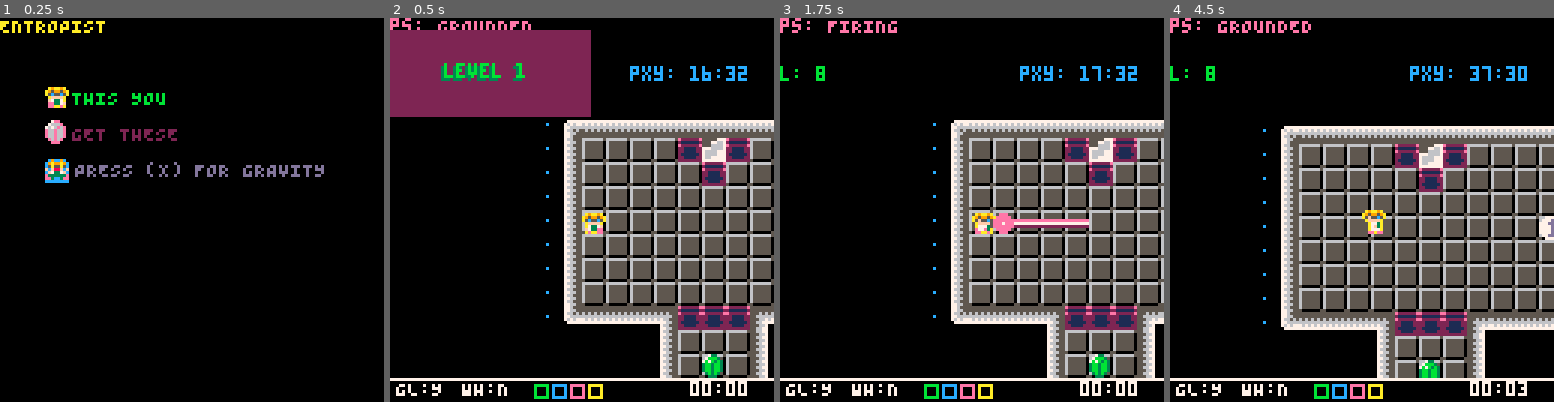
Above: before the commit, frames 1-4 (left to right).
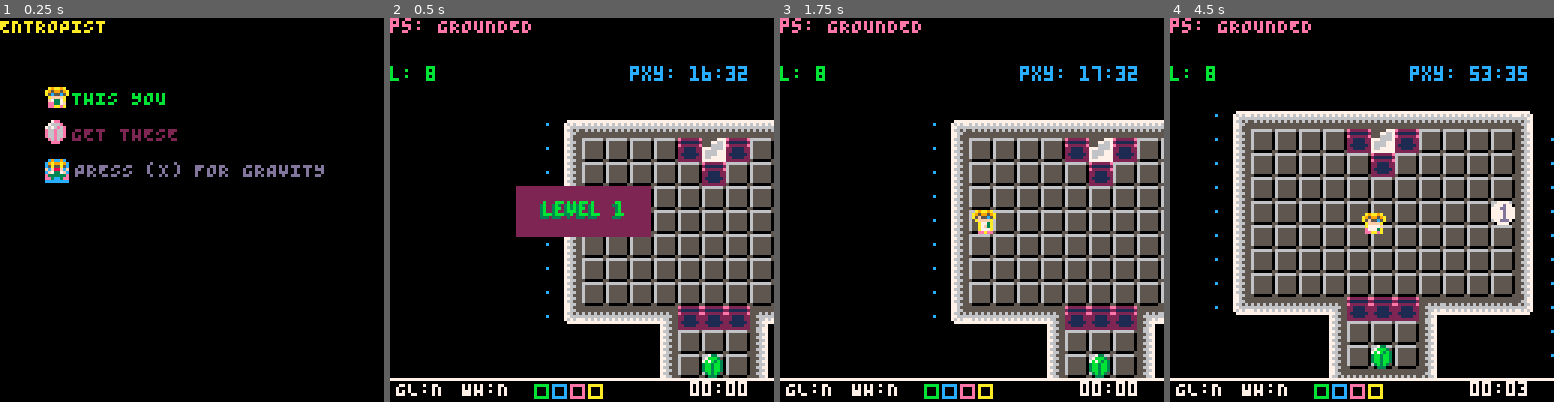
Above: after the commit, the same moments.

Repository: kitasuna/pico8-ttuor
Game: PICO-8 cartridge main.p8
The game is run twice, just before and just after one commit, with the same random seed, the same clock (stepped at 60 frames per second) and the same inputs.
Inputs:
- Up to frame 1 (0.25 s): no input
- Up to frame 2 (0.5 s): tap X (X key) at 0.33 s
- Up to frame 3 (1.75 s): tap O (Z key) at 0.7, 1.7 s; tap X (X key) at 1.07 s; hold Right from 1.6 s (still down)
- Up to frame 4 (4.5 s): tap X (X key) at 1.85, 2.97, 4.08 s; release Right at 2.1 s; tap O (Z key) every 0.4 s from 2.1 to 4.1 s; hold Up 2.15-2.42 s; hold Right 2.47-3.03 s; hold Left 3.08-3.58 s; hold Down 3.63-3.97 s; hold Right from 4.02 s (still down)

Frame 1 is identical in both runs. In frame 2, 17% of the frame differs, in the area x 0-68%, y 3-99%; in frame 3, 1.3%; in frame 4, 37%, in the area x 10-100%, y 13-99%.

Commit message:
Fix alignment of level dialog Fix gbeam collision

Diff:
--- a/countdown.lua
+++ b/countdown.lua
@@ -12,7 +12,8 @@
 
 countdown_draw = function()
   game_draw()
-  rectfill(32-32, 36-32, 98-32, 64-32, CLR_PRP)
-  print("level "..level_index, 49-32, 48-32, CLR_DGN)
-  print("level "..level_index, 50-32, 47-32, CLR_GRN)
+  camera()
+  rectfill(42, 56, 86, 72, CLR_PRP)
+  print("level "..level_index, 50, 62, CLR_DGN)
+  print("level "..level_index, 51, 61, CLR_GRN)
 end
--- a/level.lua
+++ b/level.lua
@@ -80,8 +80,8 @@
     --[[
     {
       label="03",
-      start_tile_x = 32, -- x index of the upper-left map tile to draw
-      start_tile_y = 0, -- y index of the upper left map tile to draw
+      start_tile_x = 32,
+      start_tile_y = 0,
       player_pos_x = 10,
       player_pos_y = 6,
       map_tile_width = 13,
@@ -98,8 +98,8 @@
     ]]
     {
       label="03",
-      start_tile_x = 41, -- x index of the upper-left map tile to draw
-      start_tile_y = 0, -- y index of the upper left map tile to draw
+      start_tile_x = 41,
+      start_tile_y = 0,
       player_pos_x = 3,
       player_pos_y = 2,
       map_tile_width = 15,
@@ -113,8 +113,8 @@
     },
     {
       label="04",
-      start_tile_x = 59, -- x index of the upper-left map tile to draw
-      start_tile_y = 0, -- y index of the upper left map tile to draw
+      start_tile_x = 59,
+      start_tile_y = 0,
       player_pos_x = 7,
       player_pos_y = 9,
       map_tile_width = 17,
--- a/main.p8
+++ b/main.p8
@@ -26,19 +26,6 @@
 function __draw() end
 function __update() end
 
-
-over_draw = function()
-  cls()
-  camera()
-  print("GAME OVER", 0, 0, CLR_YLW)
-end
-
-over_update = function()
-  if btnp(BTN_X) or btnp(BTN_O) then
-    _init()
-  end
-end
-
 victory_draw = function()
   cls()
   camera()
@@ -46,9 +33,14 @@
   print("victory", 51, 64, CLR_PCH)
   inventory_draw(47,74)
   timer_draw(55,82)
+
+  print("press x + o to restart", 24, 96, CLR_WHT)
 end
 
 victory_update = function()
+  if btnp(BTN_X) and btnp(BTN_O) then
+    _init()
+  end
 end
 
 function inventory_draw(x, y)
--- a/player.lua
+++ b/player.lua
@@ -24,7 +24,7 @@
   player.gbeam = nil
   player.wormhole = nil
   player.inventory = {
-    glove = 2,
+    glove = 0,
     wormhole = 0,
     -- items = {0,0,0,0,0},
     items = {0,0,0,0},
@@ -502,15 +502,15 @@
 
 -- { pos :: Coords, direction :: Int }
 function new_gbeam(payload)
-  -- local tmp = new_sprite(48, coords.pos_x, coords.pos_y, 2, 2, false, false)
+  local direction = payload.direction -- unpacking
   local tmp = {}
   tmp.head_pos_x = payload.pos.x
   tmp.head_pos_y = payload.pos.y
-  tmp.tail_pos_x = payload.pos.y
+  tmp.tail_pos_x = payload.pos.x
   tmp.tail_pos_y = payload.pos.y
-  tmp.direction = payload.direction
+  tmp.direction = direction
   -- Set to max extent, can always pull this in later
-  local new_tail = move_in_direction(payload.direction, payload.pos, 30)
+  local new_tail = move_in_direction(direction, payload.pos, 30)
   -- tmp.tail = { pos = move_in_direction(payload.direction, payload.pos, 30) }
   tmp.tail_pos_x = new_tail.x
   tmp.tail_pos_y = new_tail.y
@@ -524,16 +524,21 @@
   local iter_pos = { x=flr(tmp.head_pos_x), y=flr(tmp.head_pos_y) }
   local collision_found = false
   while (iter_pos.x != flr(tmp.tail_pos_x) or iter_pos.y != flr(tmp.tail_pos_y)) and not collision_found do
-    iter_pos = move_in_direction(payload.direction, iter_pos, 1)
+    iter_pos = move_in_direction(direction, iter_pos, 1)
     -- make sprite at this position
-    local tmp_sprite = new_sprite(0, iter_pos.x, iter_pos.y, 6, 6)
+    local tmp_sprite = {}
+    if direction == DIRECTION_UP or direction == DIRECTION_DOWN then
+      tmp_sprite = new_sprite(0, iter_pos.x - 2, iter_pos.y, 3, 3)
+      else
+      tmp_sprite = new_sprite(0, iter_pos.x, iter_pos.y - 2, 3, 3)
+    end
     for k, ent in pairs(ent_man.ents) do
       if ent.type != ENT_BEAM then
         if collides(tmp_sprite, ent) then
           tmp.tail_pos_x = iter_pos.x
           tmp.tail_pos_y = iter_pos.y
           collision_found = true
-          do_gravity(ent, tmp.head_pos_x, tmp.head_pos_y, payload.direction)
+          do_gravity(ent, tmp.head_pos_x, tmp.head_pos_y, direction)
           break
         end
       end
@@ -546,7 +551,7 @@
   tmp.draw = function()
     if tmp.state == "HELD" then
       local colors = sort_from({ CLR_PNK, CLR_WHT, CLR_PRP }, (frame_counter % 3) + 1)
-      if tmp.direction == DIRECTION_UP or tmp.direction == DIRECTION_DOWN then
+      if direction == DIRECTION_UP or direction == DIRECTION_DOWN then
         line(tmp.head_pos_x - 1, tmp.head_pos_y, tmp.tail_pos_x - 1, tmp.tail_pos_y, colors[1])
         line(tmp.head_pos_x, tmp.head_pos_y, tmp.tail_pos_x, tmp.tail_pos_y, colors[2])
         line(tmp.head_pos_x + 1, tmp.head_pos_y, tmp.tail_pos_x + 1, tmp.tail_pos_y, colors[3])
